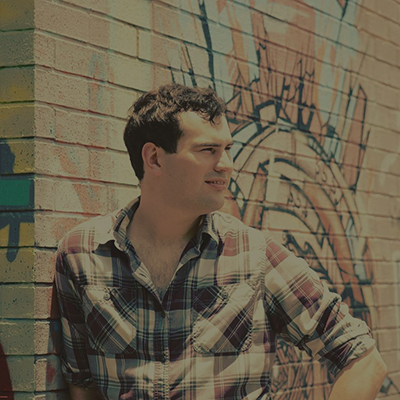
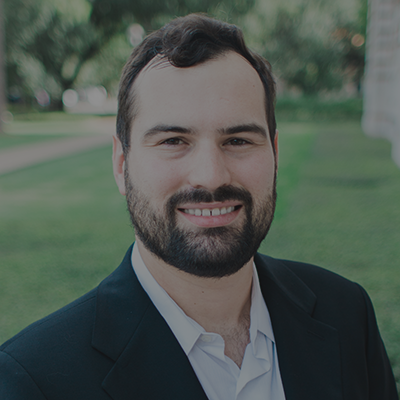
Two versions of the same layered image (400 x 400). Layer-by-layer changes:
painted on "Background" over [0, 0, 400, 400]
